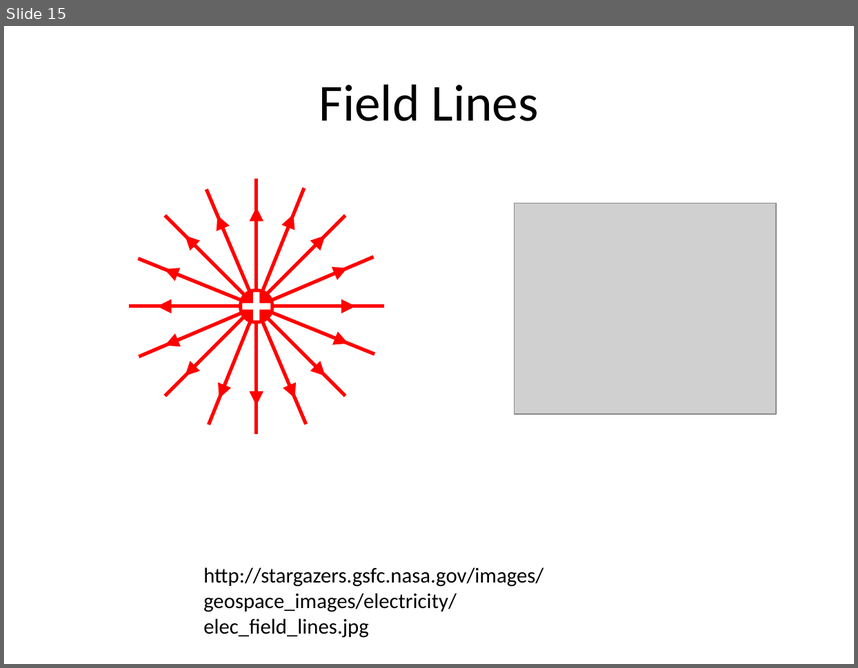
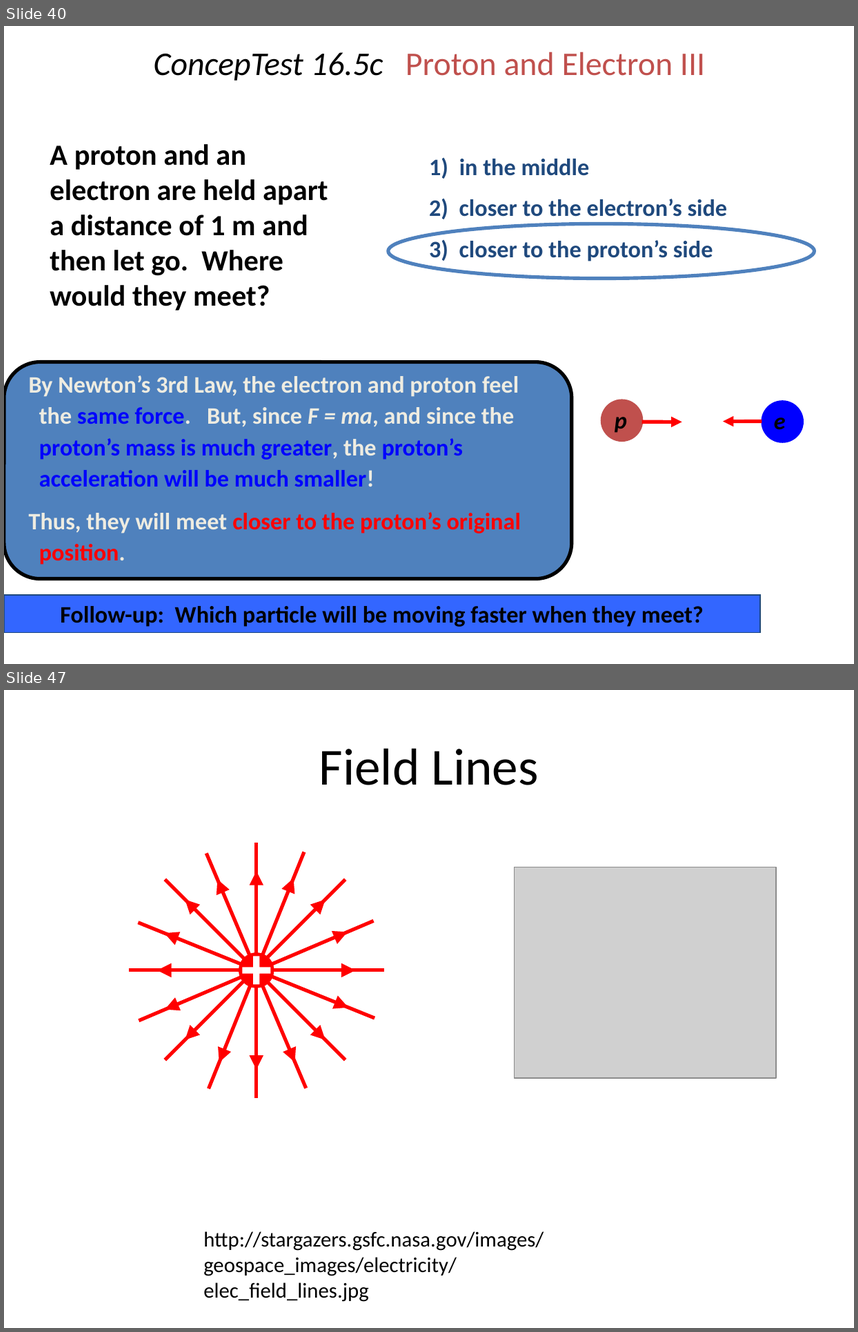
Before and after one commit to rtlines/PH223-Engineering-Physics, a slide deck: Slides/PH223_Lecture_21.pptx. Shown one above the other, each under a label of ours: slide 15 before the commit, slides 40 and 47 after it; the slides between them are not shown. The pictures are 858x668 and 858x1332 pixels, drawn with LibreOffice and Linux fonts; fonts in the diff are those of the drawing; grey boxes stand for pictures. Boxes give left, top, right and bottom in pixels: in the first picture for what was removed or moved away, otherwise in the second. Text is boxed around its words. In the diff, an @@ line names an element or a change of style, - is before the commit and + after.

```diff
--- a/Slides/PH223_Lecture_21.pptx
+++ b/Slides/PH223_Lecture_21.pptx
@@ slide 40 added at (4, 26, 854, 664), background #FFFFFF @@
@@ title added at (154, 52, 705, 81), 28 pt, text #C0504D @@
+ConcepTest 16.5c Proton and Electron III
@@ text added at (50, 144, 328, 310), 24.8 pt, text #000000, bold @@
+A proton and an electron are held apart a distance of 1 m and then let go. Where would they meet?
@@ text added at (429, 158, 728, 261), 20 pt, text #1F497D, bold @@
+1) in the middle
+2) closer to the electron’s side
+3) closer to the proton’s side
@@ ellipse added at (388, 223, 814, 278), outline #4F81BD 3 pt @@
@@ rounded rectangle added at (4, 362, 572, 579), fill #4F81BD, outline #000000 3 pt @@
@@ text added at (29, 375, 521, 564), 20 pt, text #EEECE1, bold @@
+By Newton’s 3rd Law, the electron and proton feel the same force. But, since F = ma, and since the proton’s mass is much greater, the proton’s acceleration will be much smaller!
+Thus, they will meet closer to the proton’s original position.
@@ group added at (601, 399, 804, 443): 2 ellipses, 2 texts, 2 arrows @@
+p
+e
@@ rectangle added at (4, 595, 760, 632), fill #3366FF, outline #1F497D 0.75 pt, 20 pt, text #000000, bold @@
+Follow-up: Which particle will be moving faster when they meet?
@@ what was slide 15 is now slide 47 @@
```
Also in this commit, not shown: 37 other slides added, 5 other files.
